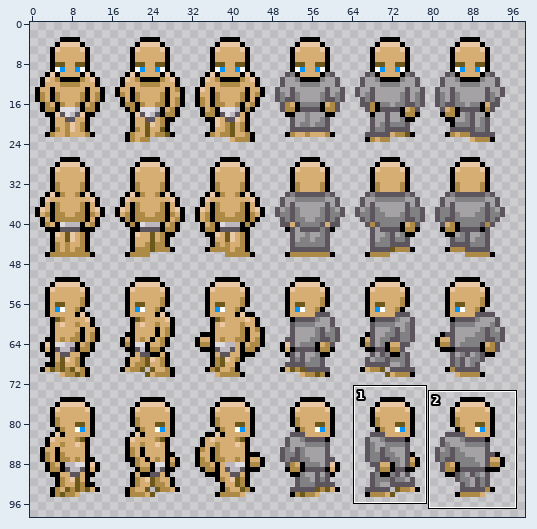
Sprite sheet, stored at res/rpg_male.png. Above: a wide view before the commit, with the close-up outlined.
Close-up. First the earlier version:
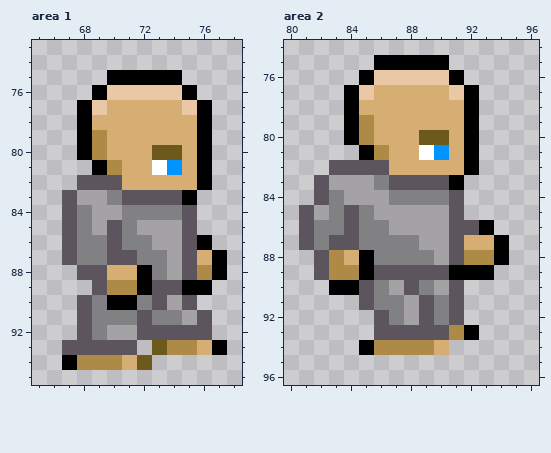
The file is 256x256 pixels. Shown: area 1: x 65..78, y 73..95; area 2: x 80..96, y 74..96. The wide view leaves out empty margins. The commit also changed other parts of the picture, which this record leaves out.
The result:
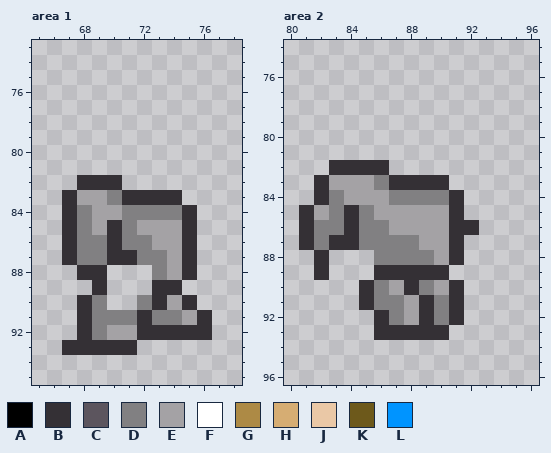
Palette (. is transparent): A #000000  B #343035  C #5c555e  D #818082  E #a4a2a5  F #ffffff  G #ad8a45  H #d6ad73  J #eac8a6  K #6d591b  L #0094ff
Changes in this commit:
{"where": "area 1"}
{"y":75,"x":70,"old":"AAAAA","new":"....."}
{"y":76,"x":69,"old":"AJJJJJA","new":"......."}
{"y":77,"x":68,"old":"AJHHHHHJA","new":"........."}
{"y":78,"x":68,"old":"AHHHHHHHA","new":"........."}
{"y":79,"x":68,"old":"AGHHHHHHA","new":"........."}
{"y":80,"x":68,"old":"AGHHHKKHA","new":"........."}
{"y":81,"x":69,"old":"AGHHFLHA","new":"........"}
{"y":82,"x":68,"old":"CCCHHHHHA","new":"BBB......"}
{"y":83,"x":67,"old":"C","new":"B"}
{"y":83,"x":71,"old":"CCCCA","new":"BBBB."}
{"y":84,"x":67,"old":"C","new":"B"}
{"y":84,"x":75,"old":"C","new":"B"}
{"y":85,"x":67,"old":"C","new":"B"}
{"y":85,"x":70,"old":"C","new":"B"}
{"y":85,"x":75,"old":"C","new":"B"}
{"y":86,"x":67,"old":"C","new":"B"}
{"y":86,"x":70,"old":"C","new":"B"}
{"y":86,"x":75,"old":"CA","new":"B."}
{"y":87,"x":67,"old":"C","new":"B"}
{"y":87,"x":70,"old":"CC","new":"BB"}
{"y":87,"x":75,"old":"CHA","new":"B.."}
{"y":88,"x":68,"old":"CCHHA","new":"BB..."}
{"y":88,"x":75,"old":"CGA","new":"B.."}
{"y":89,"x":69,"old":"CGGACCAA","new":"B...BB.."}
{"y":90,"x":68,"old":"C","new":"B"}
{"y":90,"x":70,"old":"AA","new":".."}
{"y":90,"x":73,"old":"C","new":"B"}
{"y":90,"x":75,"old":"C","new":"B"}
{"y":91,"x":68,"old":"C","new":"B"}
{"y":91,"x":72,"old":"C","new":"B"}
{"y":91,"x":76,"old":"C","new":"B"}
{"y":92,"x":68,"old":"C","new":"B"}
{"y":92,"x":72,"old":"CCCCC","new":"BBBBB"}
{"y":93,"x":67,"old":"CCCCC","new":"BBBBB"}
{"y":93,"x":73,"old":"KGGHA","new":"....."}
{"y":94,"x":67,"old":"AGGGHK","new":"......"}
{"where": "area 2"}
{"y":75,"x":86,"old":"AAAAA","new":"....."}
{"y":76,"x":85,"old":"AJJJJJA","new":"......."}
{"y":77,"x":84,"old":"AJHHHHHJA","new":"........."}
{"y":78,"x":84,"old":"AHHHHHHHA","new":"........."}
{"y":79,"x":84,"old":"AGHHHHHHA","new":"........."}
{"y":80,"x":84,"old":"AGHHHKKHA","new":"........."}
{"y":81,"x":85,"old":"AGHHFLHA","new":"........"}
{"y":82,"x":83,"old":"CCCCHHHHHA","new":"BBBB......"}
{"y":83,"x":82,"old":"C","new":"B"}
{"y":83,"x":87,"old":"CCCCA","new":"BBBB."}
{"y":84,"x":82,"old":"C","new":"B"}
{"y":84,"x":91,"old":"C","new":"B"}
{"y":85,"x":81,"old":"C","new":"B"}
{"y":85,"x":84,"old":"C","new":"B"}
{"y":85,"x":91,"old":"C","new":"B"}
{"y":86,"x":81,"old":"C","new":"B"}
{"y":86,"x":84,"old":"C","new":"B"}
{"y":86,"x":91,"old":"CCA","new":"BB."}
{"y":87,"x":81,"old":"C","new":"B"}
{"y":87,"x":83,"old":"CC","new":"BB"}
{"y":87,"x":91,"old":"CHHA","new":"B..."}
{"y":88,"x":82,"old":"CGHA","new":"B..."}
{"y":88,"x":91,"old":"CGGA","new":"B..."}
{"y":89,"x":82,"old":"CGGACCCCCAAA","new":"B...BBBBB..."}
{"y":90,"x":83,"old":"AAC","new":"..B"}
{"y":90,"x":88,"old":"C","new":"B"}
{"y":90,"x":91,"old":"C","new":"B"}
{"y":91,"x":85,"old":"C","new":"B"}
{"y":91,"x":89,"old":"C","new":"B"}
{"y":91,"x":91,"old":"C","new":"B"}
{"y":92,"x":86,"old":"C","new":"B"}
{"y":92,"x":89,"old":"C","new":"B"}
{"y":92,"x":91,"old":"C","new":"B"}
{"y":93,"x":86,"old":"CCCCCGA","new":"BBBBB.."}
{"y":94,"x":85,"old":"AGGGGH","new":"......"}
{"label":"changed","picture_box":[62,70,227,370]}
{"label":"changed","picture_box":[299,55,509,355]}
